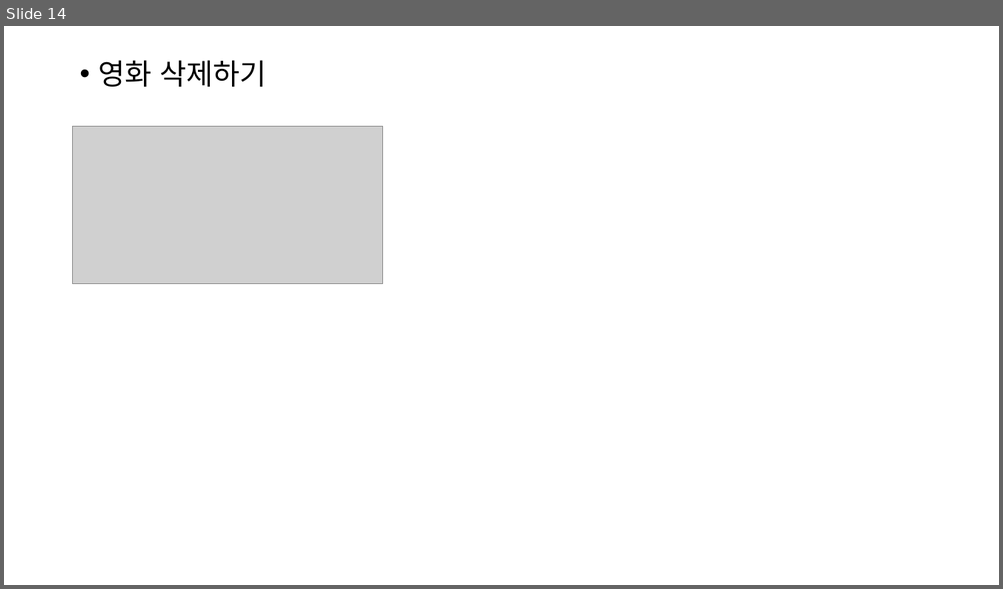
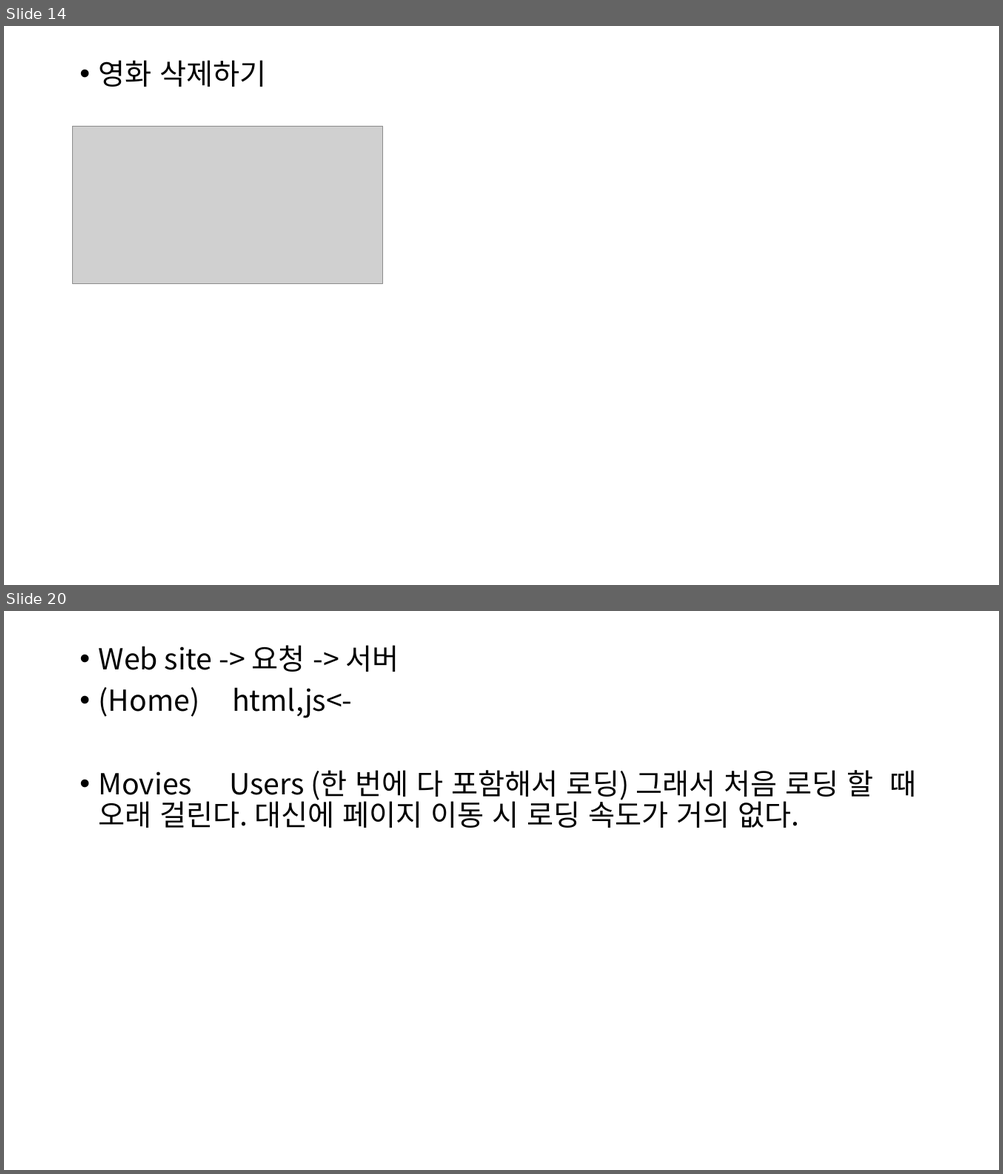
Before and after one commit to cscim918/react-basic, a slide deck: 리액트 공부.pptx. Shown one above the other, each under a label of ours: slide 14 before the commit, slides 14 and 20 after it; the slides between them are not shown. The pictures are 1003x589 and 1003x1174 pixels, drawn with LibreOffice and Linux fonts; fonts in the diff are those of the drawing; grey boxes stand for pictures. Boxes give left, top, right and bottom in pixels: in the first picture for what was removed or moved away, otherwise in the second. Text is boxed around its words. In the diff, an @@ line names an element or a change of style, - is before the commit and + after.

```diff
--- a/리액트 공부.pptx
+++ b/리액트 공부.pptx
@@ slide 20 added at (x1=4, y1=611, x2=999, y2=1170), background #FFFFFF @@
@@ text added at (x1=99, y1=645, x2=916, y2=828), 28 pt, text #000000 @@
+• Web site -> 요청 -> 서버
+• (Home) html,js<-
+• Movies Users (한 번에 다 포함해서 로딩) 그래서 처음 로딩 할 때 오래 걸린다. 대신에 페이지 이동 시 로딩 속도가 거의 없다.
```
Also in this commit, not shown: 6 other slides added, 3 slides removed, 9 other files.
